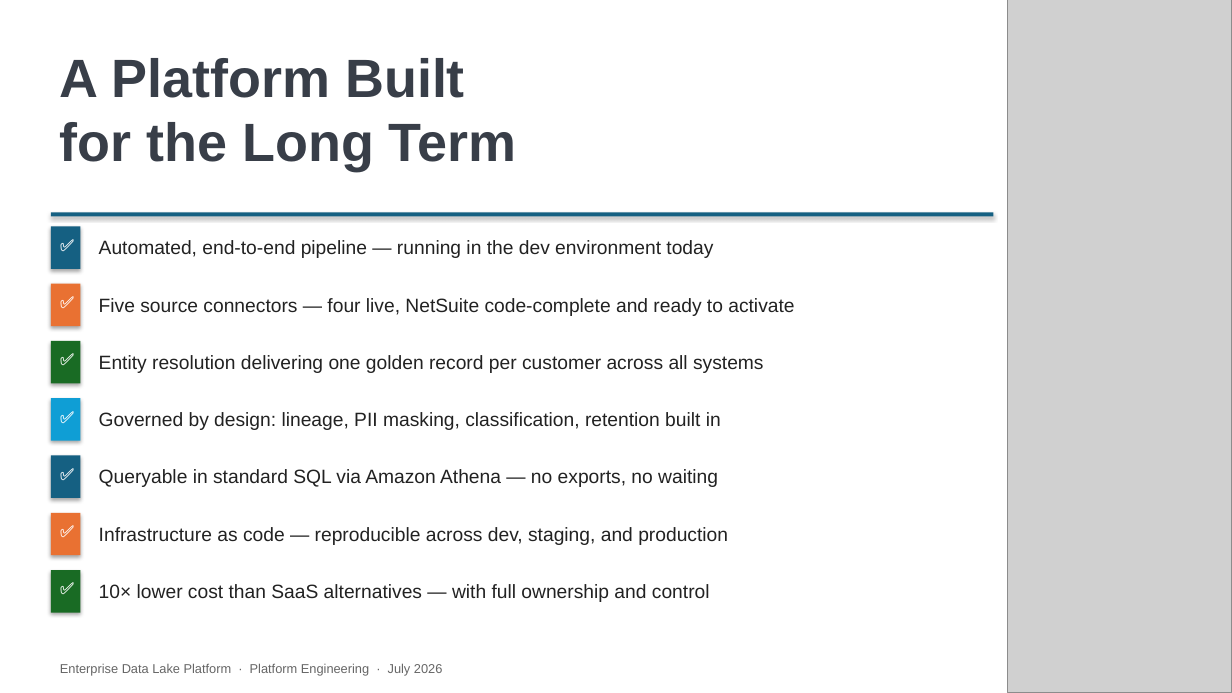
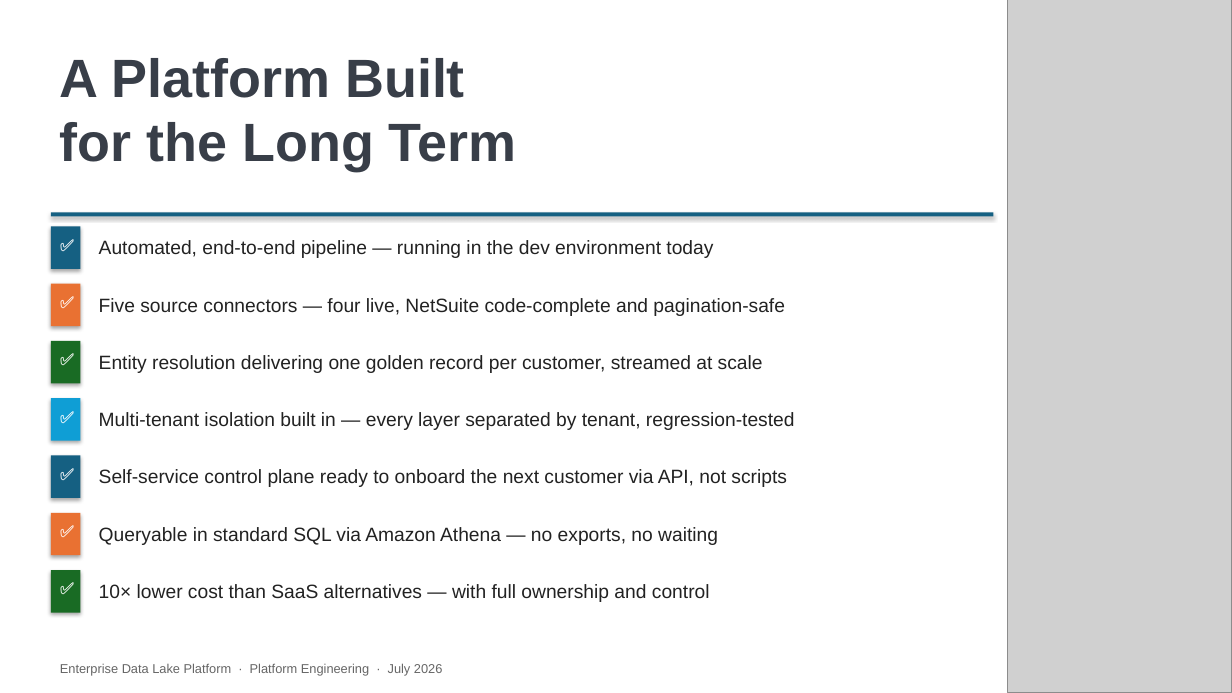
Before and after one commit to deepnarayan-sierradev/DataLake, a slide deck: slide 19 of Enterprise_Data_Lake_Platform_v2.pptx (slide 17 before the commit). Drawn at 1232x693 pixels with LibreOffice and Linux fonts; fonts in the diff are those of the drawing; grey boxes stand for pictures. Boxes give left, top, right and bottom in pixels: in the first picture for what was removed or moved away, otherwise in the second. Text is boxed around its words. In the diff, an @@ line names an element or a change of style, - is before the commit and + after.

```diff
--- a/Enterprise_Data_Lake_Platform_v2.pptx
+++ b/Enterprise_Data_Lake_Platform_v2.pptx
@@ text at <box>99,298,785,316</box>: text changed @@
-Five source connectors — four live, NetSuite code-complete and ready to activate
+Five source connectors — four live, NetSuite code-complete and pagination-safe
@@ text at <box>99,355,763,373</box>: text changed @@
-Entity resolution delivering one golden record per customer across all systems
+Entity resolution delivering one golden record per customer, streamed at scale
@@ text at <box>99,412,795,430</box>: text changed @@
-Governed by design: lineage, PII masking, classification, retention built in
+Multi-tenant isolation built in — every layer separated by tenant, regression-tested
@@ text added at <box>99,469,787,487</box>, 15 pt, text #222222 @@
+Self-service control plane ready to onboard the next customer via API, not scripts
@@ text "Queryable in standard SQL via ...": place and size @@
-text "Queryable in standard SQL via ..." at <box>99,469,718,487</box>
+text "Queryable in standard SQL via ..." at <box>99,527,718,545</box>
@@ text removed at <box>99,527,728,545</box> @@
-Infrastructure as code — reproducible across dev, staging, and production
```
Also in this commit, not shown: 15 other slides changed, 2 slides added, 58 other files.
